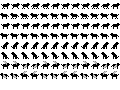
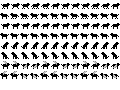
Before/after of a 120x90 layered artwork. What changed in the layer stack:
painted on "fly left" over [3, 71, 119, 78]
